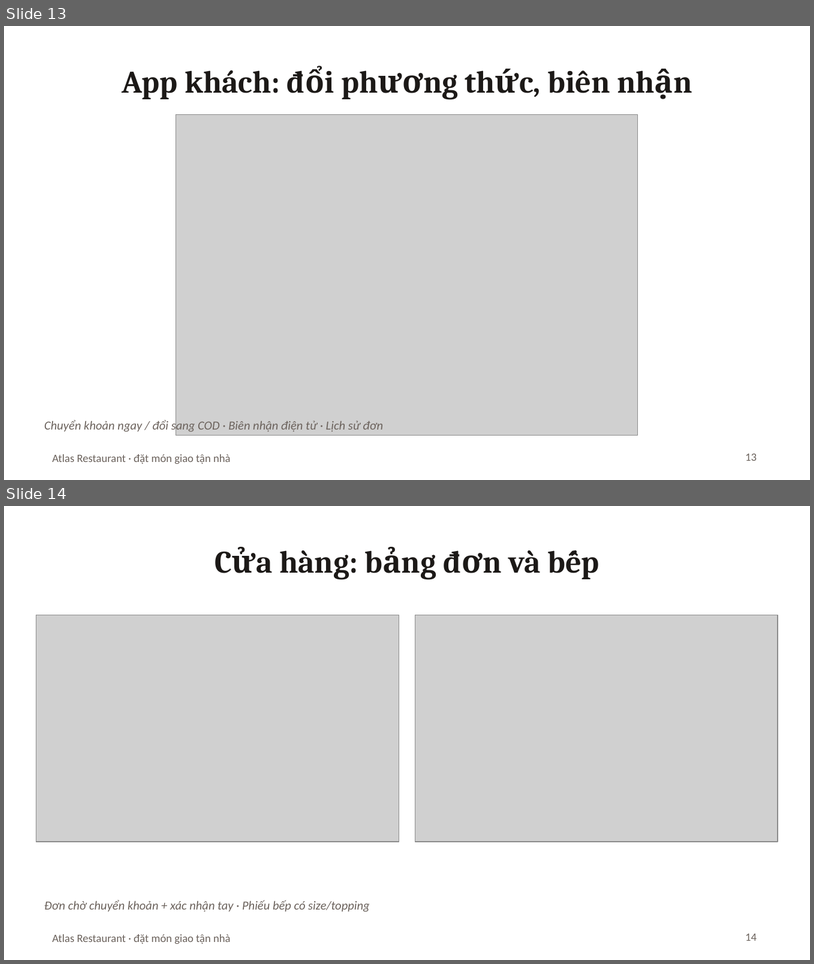
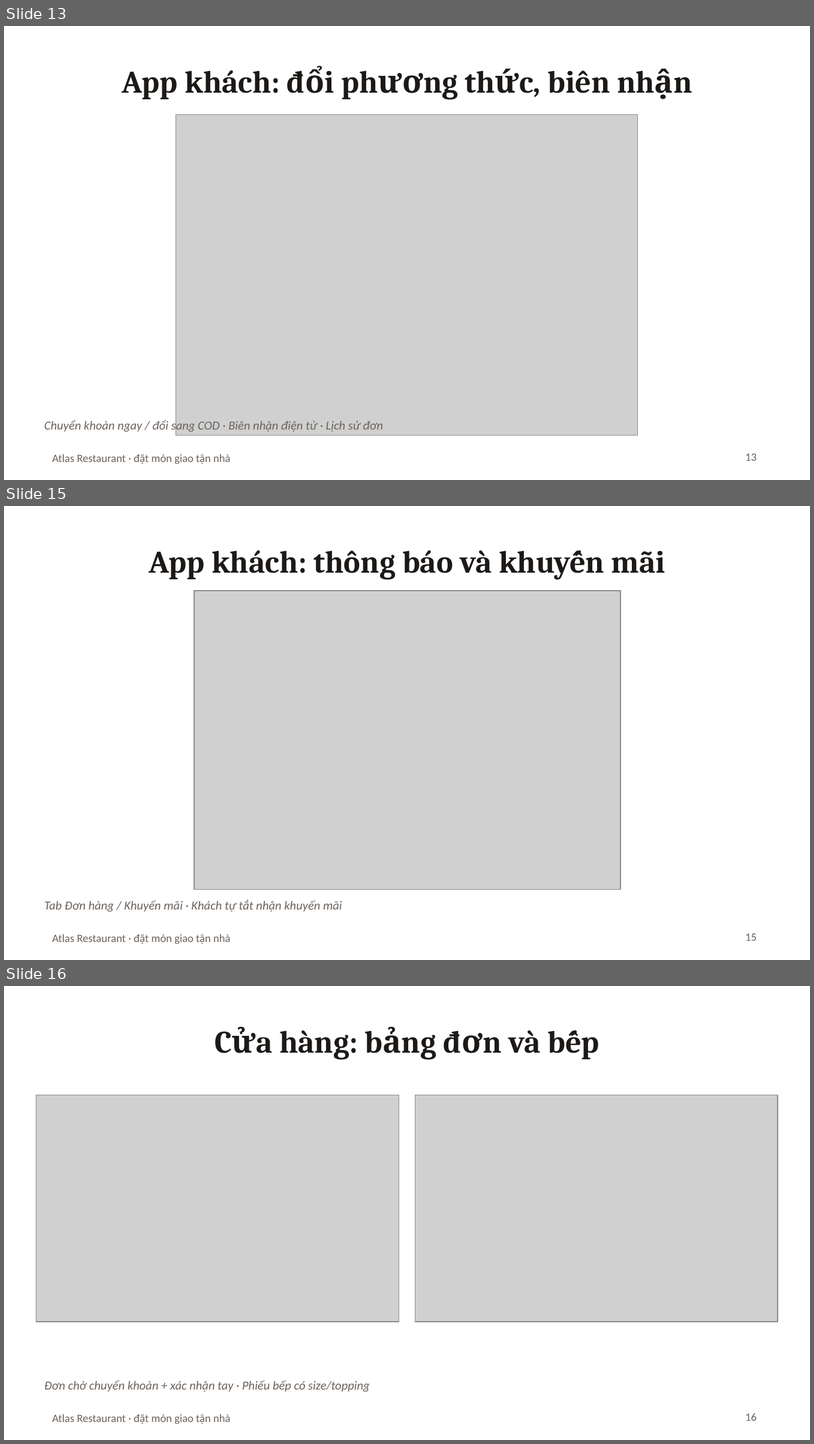
Before and after one commit to Anpham120/restaurant-ordering-mobile, a slide deck: docs/Slide_BTL_AtlasRestaurant.pptx. Shown one above the other, each under a label of ours: slides 13 and 14 before the commit, slides 13, 15 and 16 after it; the slides between them are not shown. The pictures are 814x964 and 814x1444 pixels, drawn with LibreOffice and Linux fonts; fonts in the diff are those of the drawing; grey boxes stand for pictures. Boxes give left, top, right and bottom in pixels: in the first picture for what was removed or moved away, otherwise in the second. Text is boxed around its words. In the diff, an @@ line names an element or a change of style, - is before the commit and + after.

```diff
--- a/docs/Slide_BTL_AtlasRestaurant.pptx
+++ b/docs/Slide_BTL_AtlasRestaurant.pptx
@@ slide 15 added at [4, 506, 810, 960], background #FFFFFF; not listed: 1 template element that a slide beside it also shows @@
@@ title added at [149, 550, 666, 580], 28 pt, text #1C1917, bold @@
+App khách: thông báo và khuyến mãi
@@ picture added at [194, 591, 621, 889] @@
@@ text added at [44, 899, 342, 912], 11 pt, text #6B625C, italic @@
+Tab Đơn hàng / Khuyến mãi · Khách tự tắt nhận khuyến mãi
@@ page number added at [746, 933, 757, 940], 10 pt, text #6B625C @@
+15
@@ what was slide 14 is now slide 16 @@
@@ page number at [746, 1413, 757, 1420]: text changed @@
-14
+16
```
Also in this commit, not shown: 1 slide changed, 2 other slides added, 2 other files.
